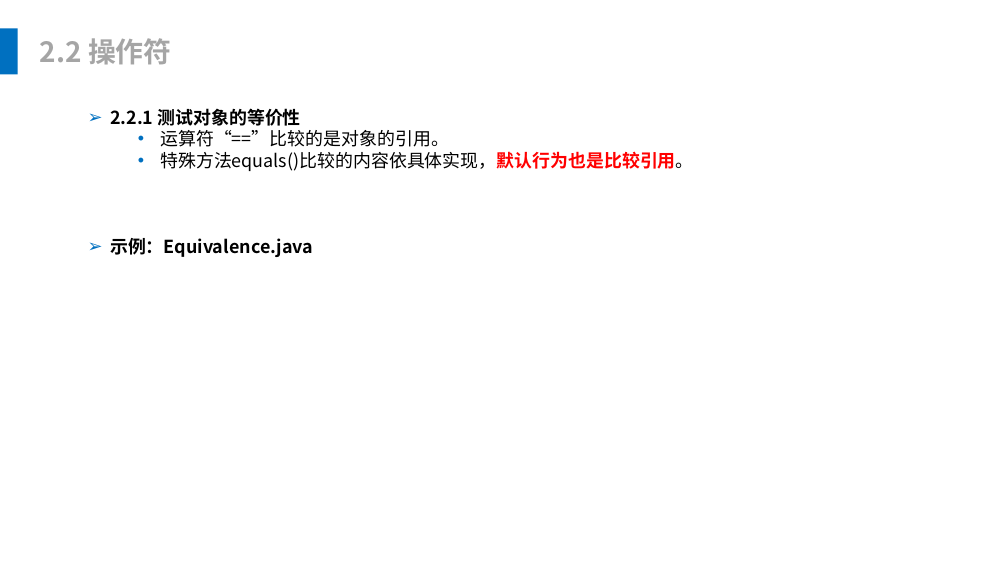
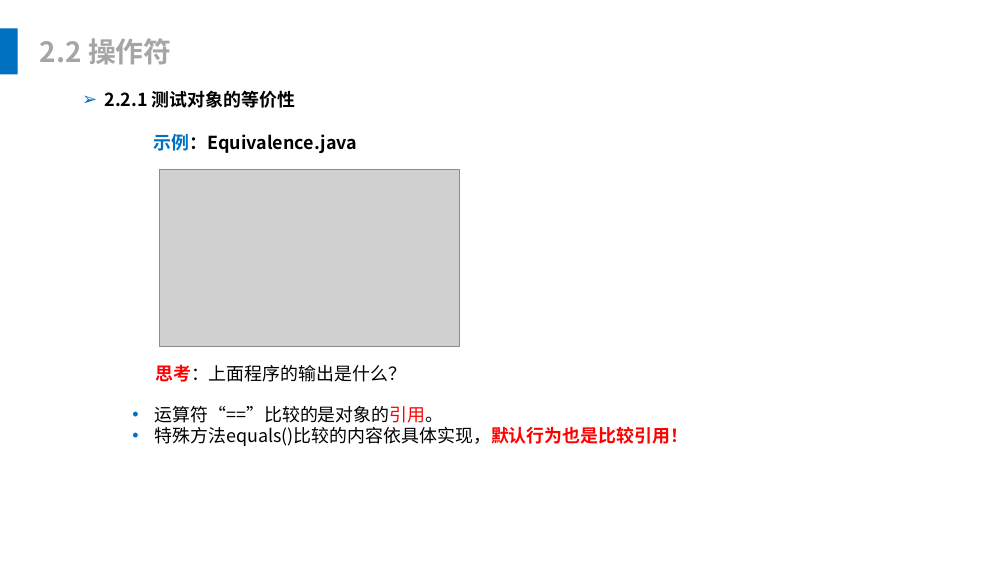
Before and after one commit to leonliu06/JavaTrainning, a slide deck: slide 11 of Java基础培训.pptx (slide 12 before the commit). Drawn at 1008x567 pixels with LibreOffice and Linux fonts; fonts in the diff are those of the drawing; grey boxes stand for pictures. Boxes give left, top, right and bottom in pixels: in the first picture for what was removed or moved away, otherwise in the second. Text is boxed around its words. In the diff, an @@ line names an element or a change of style, - is before the commit and + after.

```diff
--- a/Java基础培训.pptx
+++ b/Java基础培训.pptx
@@ text "2.2.1 测试对象的等价性": place and size @@
-text "2.2.1 测试对象的等价性" at [110, 108, 694, 257]
+text "2.2.1 测试对象的等价性" at [105, 90, 357, 153]
@@ text at [154, 134, 357, 153]: text colour #000000 to #0070C0 in "示例：Equivalence.java"; bullet ➢ to none @@
@@ text at [160, 130, 694, 171]: paragraphs removed @@
-  • 运算符“==”比较的是对象的引用。
-  • 特殊方法equals()比较的内容依具体实现，默认行为也是比较引用。
@@ picture added at [160, 169, 460, 347] @@
@@ text added at [155, 364, 406, 382], 18 pt, text #000000 @@
+思考：上面程序的输出是什么？
@@ text added at [155, 406, 689, 446], 18 pt, text #000000 @@
+  • 运算符“==”比较的是对象的引用。
+  • 特殊方法equals()比较的内容依具体实现，默认行为也是比较引用！
```
Also in this commit, not shown: 54 other slides changed, 28 slides removed, 30 other files.
